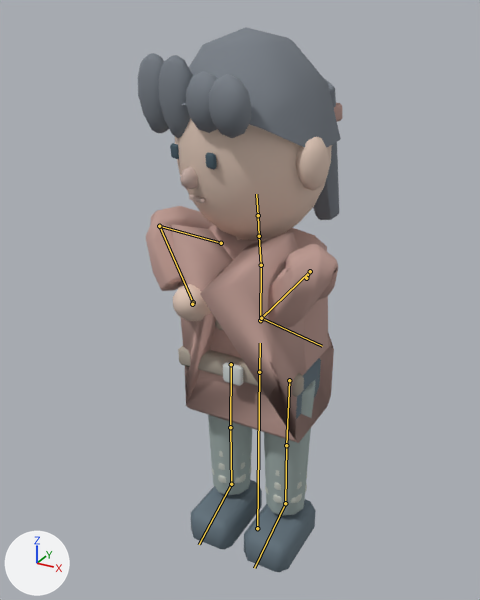
A saved change to the glTF model Art/LowPolyKit/rigged/NPC_LOOK_007.glb.
The view is the same before and after, from a camera (50 mm lens) standing at (0.918, -1.812, 1.866) and looking at (-0.049, -0.054, 0.986). Arrows for +X, +Y and +Z are at lower left; the lights stay in place. The older version comes first. Both versions are drawn at frame 18 of the action 'NPC_Attack_SwordHeavy'; the numbers are the values there. The bones that bend it are drawn over the model as lines.

In view in the first picture: 'SK_NPC_Body_01_Female', 'SK_NPC_Feet_01_Shoes', 'SK_NPC_Hair_03_Ponytail', 'SK_NPC_Legs_02_Wrapped', 'SK_NPC_Top_04_Pilgrim'.
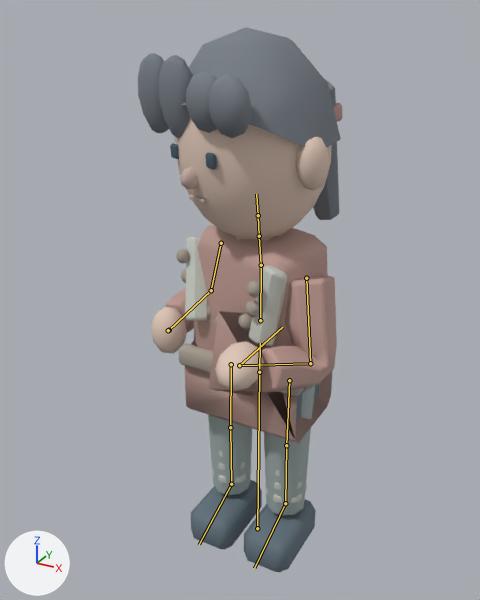
What differs and where, as boxes [x1, y1, x2, y2] in the pictures (480 x 600 px):
'SK_NPC_Top_04_Pilgrim', posed (10% narrower, 8% shorter): before [146, 206, 338, 443]; after [165, 224, 337, 443]
'SK_NPC_Body_01_Female', posed: before [170, 118, 332, 321]; after [151, 118, 332, 391]
bone 'upper_arm.L', root to tip: before (221, 243) to (159, 226); after (221, 243) to (211, 290)
bone 'forearm.L', root to tip: before (159, 226) to (193, 302); after (211, 290) to (169, 330)
bone 'hand.L', root to tip: before (193, 302) to (193, 302); after (169, 330) to (168, 331)
bone 'upper_arm.R', root to tip: before (306, 278) to (310, 271); after (306, 278) to (310, 363)
bone 'forearm.R', root to tip: before (310, 271) to (261, 318); after (310, 363) to (239, 365)
bone 'hand.R', root to tip: before (261, 318) to (322, 346); after (239, 365) to (282, 327)

Edits to the bpy script that builds the scene:
```text
Change bone_upper_arm_l:
    where bone_upper_arm_l = bpy.data.objects['RIG_NPC_Humanoid_v1'].pose.bones['upper_arm.L']  # child of 'chest'
    bone_upper_arm_l.rotation_quaternion: (-0.524, 0.616, 0.056, -0.581) -> (0.986, 0.053, -0.154, 0.013)  # degrees (-72, 41, 65) -> degrees (6, -18, 1)
Change bone_forearm_l:
    where bone_forearm_l = bpy.data.objects['RIG_NPC_Humanoid_v1'].pose.bones['forearm.L']  # child of 'upper_arm.L'
    bone_forearm_l.rotation_quaternion: (-0.436, -0.176, -0.43, 0.764) -> (0.672, -0.696, -0.008, 0.252)  # degrees (-42, 41, -137) -> degrees (-88, 20, 22)
Change bone_hand_l:
    where bone_hand_l = bpy.data.objects['RIG_NPC_Humanoid_v1'].pose.bones['hand.L']  # child of 'forearm.L'
    bone_hand_l.rotation_quaternion: (0.593, 0.675, 0.094, 0.425) -> (0.784, 0.6, 0.156, -0.028)  # degrees (86, -28, 46) -> degrees (76, 16, 9)
Change bone_upper_arm_r:
    where bone_upper_arm_r = bpy.data.objects['RIG_NPC_Humanoid_v1'].pose.bones['upper_arm.R']  # child of 'chest'
    bone_upper_arm_r.rotation_quaternion: (-0.626, 0.298, 0.112, 0.709) -> (0.972, -0.121, -0.196, 0.045)  # degrees (-15, -34, -92) -> degrees (-16, -22, 8)
Change bone_forearm_r:
    where bone_forearm_r = bpy.data.objects['RIG_NPC_Humanoid_v1'].pose.bones['forearm.R']  # child of 'upper_arm.R'
    bone_forearm_r.rotation_quaternion: (-0.195, -0.344, 0.3, -0.862) -> (0.663, -0.74, 0.055, -0.083)  # degrees (-34, -46, 169) -> degrees (-96, -3, -11)
Change bone_hand_r:
    where bone_hand_r = bpy.data.objects['RIG_NPC_Humanoid_v1'].pose.bones['hand.R']  # child of 'forearm.R'
    bone_hand_r.rotation_quaternion: (0.727, 0.405, -0.06, -0.548) -> (-0.16, 0.905, -0.351, 0.178)  # degrees (45, 21, -65) -> degrees (-155, -12, -45)
```
